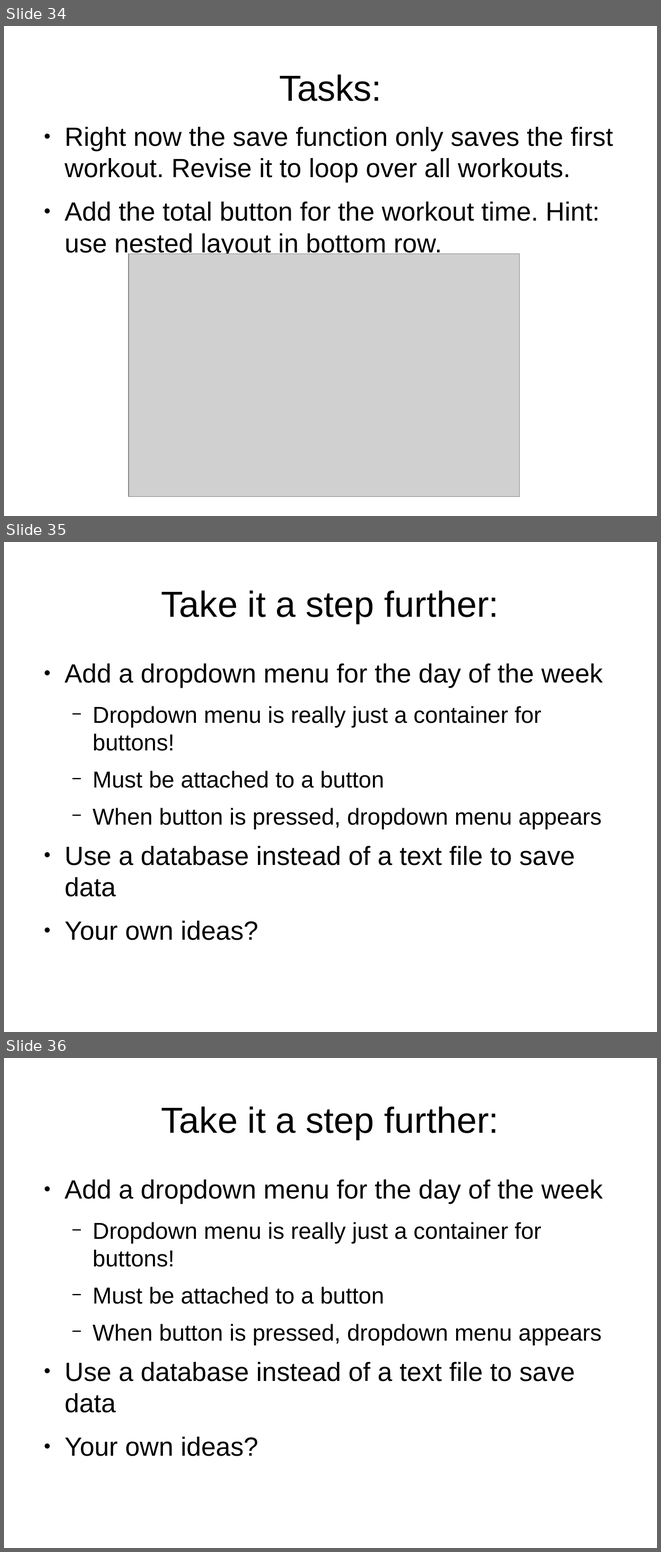
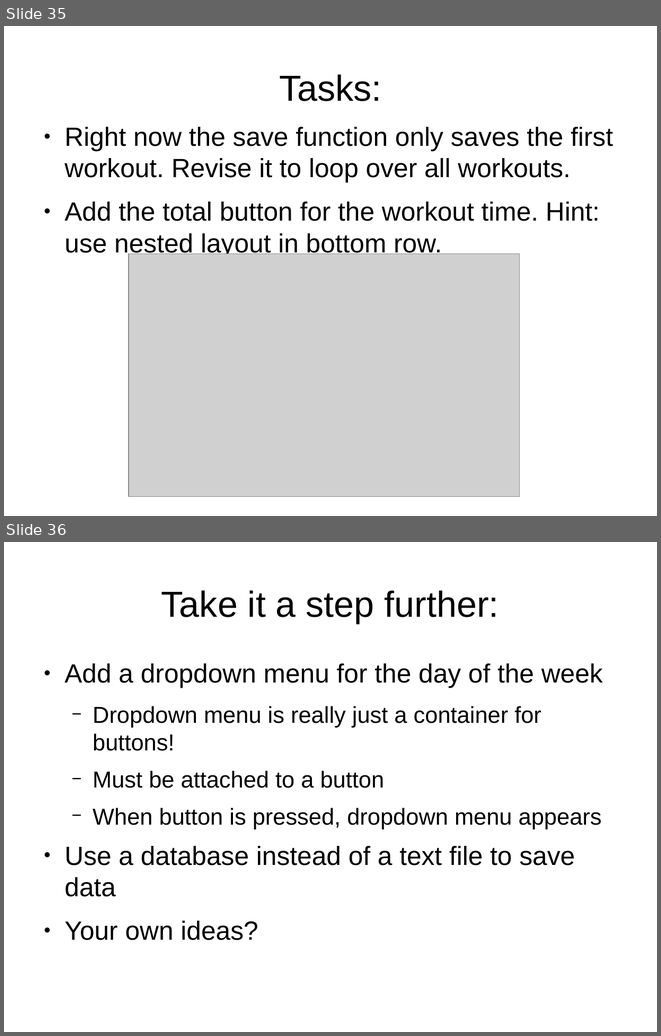
Before and after one commit to adasilva/intro_kivy, a slide deck: intro_kivy.odp. Shown one above the other, each under a label of ours: slides 34, 35 and 36 before the commit, slides 35 and 36 after it. The pictures are 661x1552 and 661x1036 pixels, drawn with LibreOffice and Linux fonts; fonts in the diff are those of the drawing; grey boxes stand for pictures. Boxes give left, top, right and bottom in pixels: in the first picture for what was removed or moved away, otherwise in the second. Text is boxed around its words. In the diff, an @@ line names an element or a change of style, - is before the commit and + after.

```diff
--- a/intro_kivy.odp
+++ b/intro_kivy.odp
@@ slide 35 removed at bbox=[4, 542, 657, 1032], background #FFFFFF @@
@@ title removed at bbox=[161, 590, 499, 623] @@
-Take it a step further:
@@ text removed at bbox=[64, 663, 603, 940] @@
-● Add a dropdown menu for the day of the week
-  − Dropdown menu is really just a container for buttons!
-  − Must be attached to a button
-  − When button is pressed, dropdown menu appears
-● Use a database instead of a text file to save data
-● Your own ideas?
@@ what was slide 34 is now slide 35 @@
```
Also in this commit, not shown: 6 slides changed, 1 slide added.
